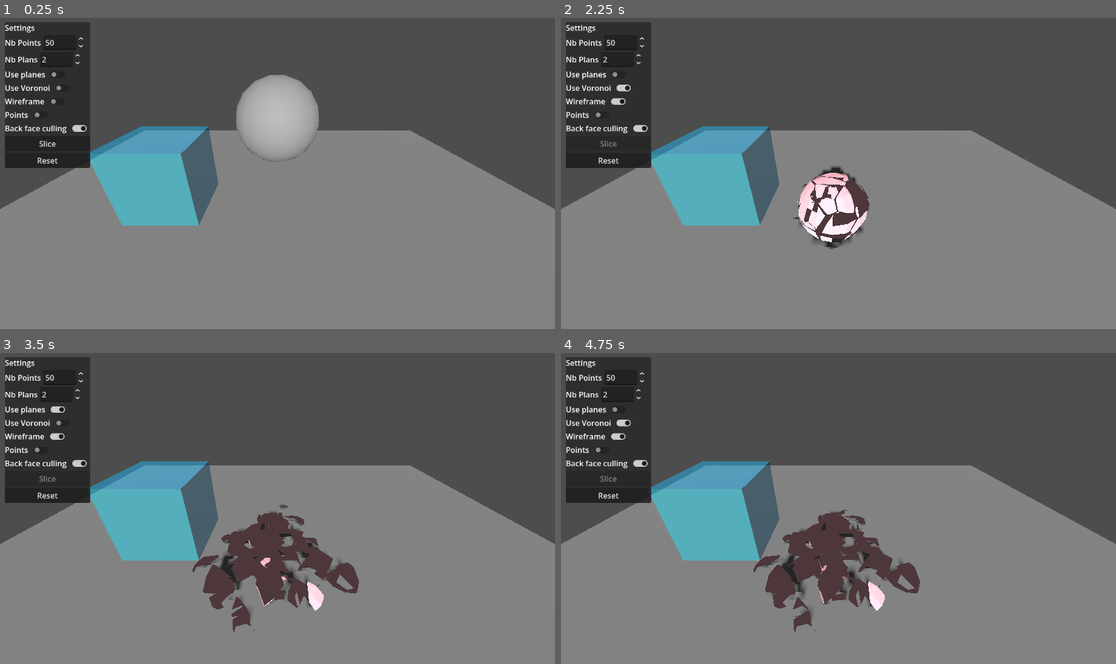
Above: before the commit, frames 1-4 (two rows, left to right).
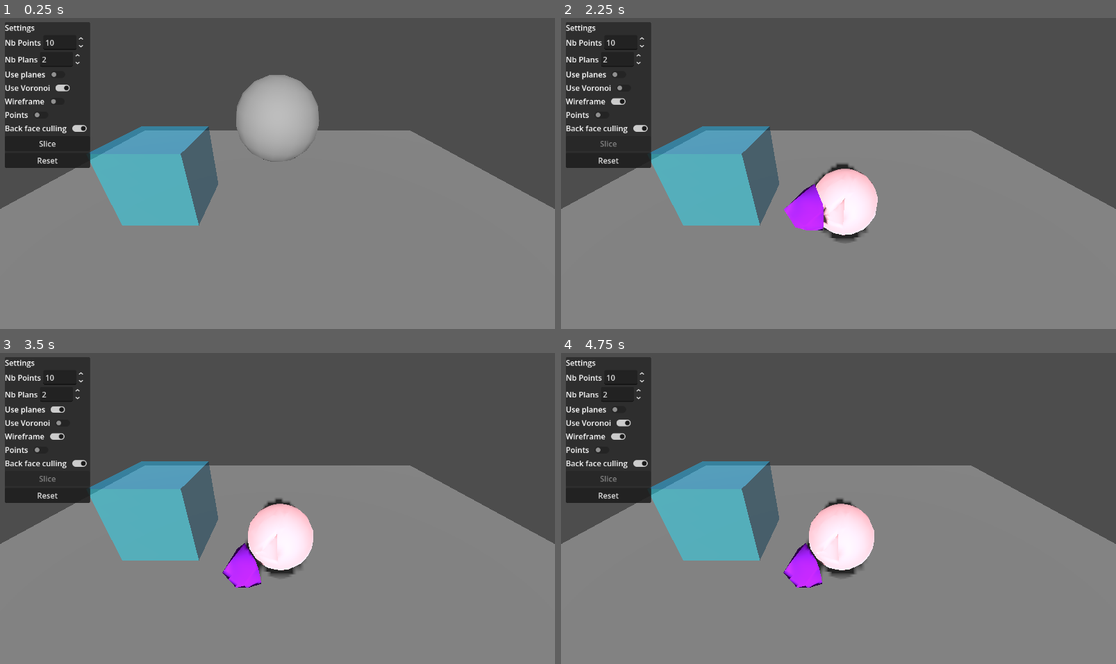
Above: after the commit, the same moments.

Repository: Rashnain/TER-2026
Game: Godot game, scene res://scenes/test.tscn
The game is run twice, just before and just after one commit, with the same random seed, the same clock (stepped at 60 frames per second) and the same inputs.
Inputs (mouse positions are in pixels of both pictures, inside the frame that each line leads up to):
- Up to frame 1 (0.25 s): no input
- Up to frame 2 (2.25 s): click (622, 89) at 0.5 s; click (616, 101) at 1.25 s; click "Slice" at 2 s
- Up to frame 3 (3.5 s): click (55, 408) at 2.75 s
- Up to frame 4 (4.75 s): click (616, 408) at 3.5 s; click (622, 424) at 4.25 s

The runs differ from the first frame. In frame 1, less than 0.1% of the frame differs, in the area x 8-13%, y 6-24%; in frame 2, 2.3%; in frame 3, 5.5%, in the area x 8-65%, y 6-90%; in frame 4, 5.4%.

Commit message:
voronoi: bouton fonctionnel

Diff:
--- a/projet/ter/scenes/test.tscn
+++ b/projet/ter/scenes/test.tscn
@@ -119,7 +119,7 @@
 layout_mode = 2
 min_value = 2.0
 max_value = 999.0
-value = 50.0
+value = 10.0
 
 [node name="HBoxContainer2" type="HBoxContainer" parent="CanvasLayer/Control/PanelContainer/VBoxContainer" unique_id=2044941622]
 layout_mode = 2
@@ -153,8 +153,10 @@
 layout_mode = 2
 text = "Use Voronoi"
 
-[node name="UseVoronoiButton" type="CheckButton" parent="CanvasLayer/Control/PanelContainer/VBoxContainer/HBoxContainer7" unique_id=595001762]
-layout_mode = 2
+[node name="UseVoronoi" type="CheckButton" parent="CanvasLayer/Control/PanelContainer/VBoxContainer/HBoxContainer7" unique_id=595001762]
+unique_name_in_owner = true
+layout_mode = 2
+button_pressed = true
 
 [node name="HBoxContainer3" type="HBoxContainer" parent="CanvasLayer/Control/PanelContainer/VBoxContainer" unique_id=1092337495]
 layout_mode = 2
@@ -198,7 +200,7 @@
 text = "Reset"
 
 [connection signal="toggled" from="CanvasLayer/Control/PanelContainer/VBoxContainer/HBoxContainer5/UsePlanesButton" to="." method="_on_use_planes_toggled"]
-[connection signal="toggled" from="CanvasLayer/Control/PanelContainer/VBoxContainer/HBoxContainer7/UseVoronoiButton" to="." method="_on_use_voronoi_button_toggled"]
+[connection signal="toggled" from="CanvasLayer/Control/PanelContainer/VBoxContainer/HBoxContainer7/UseVoronoi" to="." method="_on_use_voronoi_button_toggled"]
 [connection signal="toggled" from="CanvasLayer/Control/PanelContainer/VBoxContainer/HBoxContainer3/CheckButton" to="." method="_on_wireframe_toggled"]
 [connection signal="toggled" from="CanvasLayer/Control/PanelContainer/VBoxContainer/HBoxContainer6/CheckButton" to="." method="_on_points_toggled"]
 [connection signal="toggled" from="CanvasLayer/Control/PanelContainer/VBoxContainer/HBoxContainer4/CheckButton" to="." method="_on_back_face_culling_toggled"]
--- a/projet/ter/scripts/slicer.gd
+++ b/projet/ter/scripts/slicer.gd
@@ -13,7 +13,7 @@
 @onready var points_spin: SpinBox = %PointsSpinBox
 @onready var depth_spin: SpinBox = %DepthSpinBox
 @onready var use_planes_button: CheckButton = %UsePlanesButton
-@onready var use_voronoi_button: CheckButton = $CanvasLayer/Control/PanelContainer/VBoxContainer/HBoxContainer7/UseVoronoiButton
+@onready var use_voronoi_button: CheckButton = %UseVoronoi
 
 var original_mesh_instance: MeshInstance3D
 var voronoi_fracture: VoronoiFracture
@@ -45,6 +45,7 @@
 
 	aabb_node.rotate(Vector3.UP, PI/2)
 	use_planes = use_planes_button.button_pressed
+	use_voronoi = use_voronoi_button.button_pressed
 	#clip_tetrahedron = [Vector3(0, 0, -2), Vector3(-2, 0, 0), Vector3(0, 0, 2), Vector3(0, 2, 0)] # full ext, aligné axes
 	#clip_tetrahedron = [Vector3(0.5, 0, -2), Vector3(-2, 0, 0), Vector3(0, 0, 2), Vector3(0, 2, 0)] # full ext, !aligné
 	#clip_tetrahedron = [Vector3(1, -0.35, -2), Vector3(-2, 0.5, 0), Vector3(0, 0, 2), Vector3(0, 2, 0)] # obj flottant
@@ -139,7 +140,10 @@
 	var delta := Time.get_ticks_msec() - start
 	print("avant slice_object = ", delta, " ms")
 	start = Time.get_ticks_msec()
-	mesh_slicer.voronoi_slicing(original_mesh_instance, vd, piece_creator)
+	if use_voronoi:
+		mesh_slicer.voronoi_slicing(original_mesh_instance, vd, piece_creator)
+	else:
+		mesh_slicer.slice_object(original_mesh_instance, voronoi_points, depth, piece_creator)
 	delta = Time.get_ticks_msec() - start
 	print("slice_object = ", delta, " ms")
 	visualizer.show_voronoi_dual(vd, points_node)
